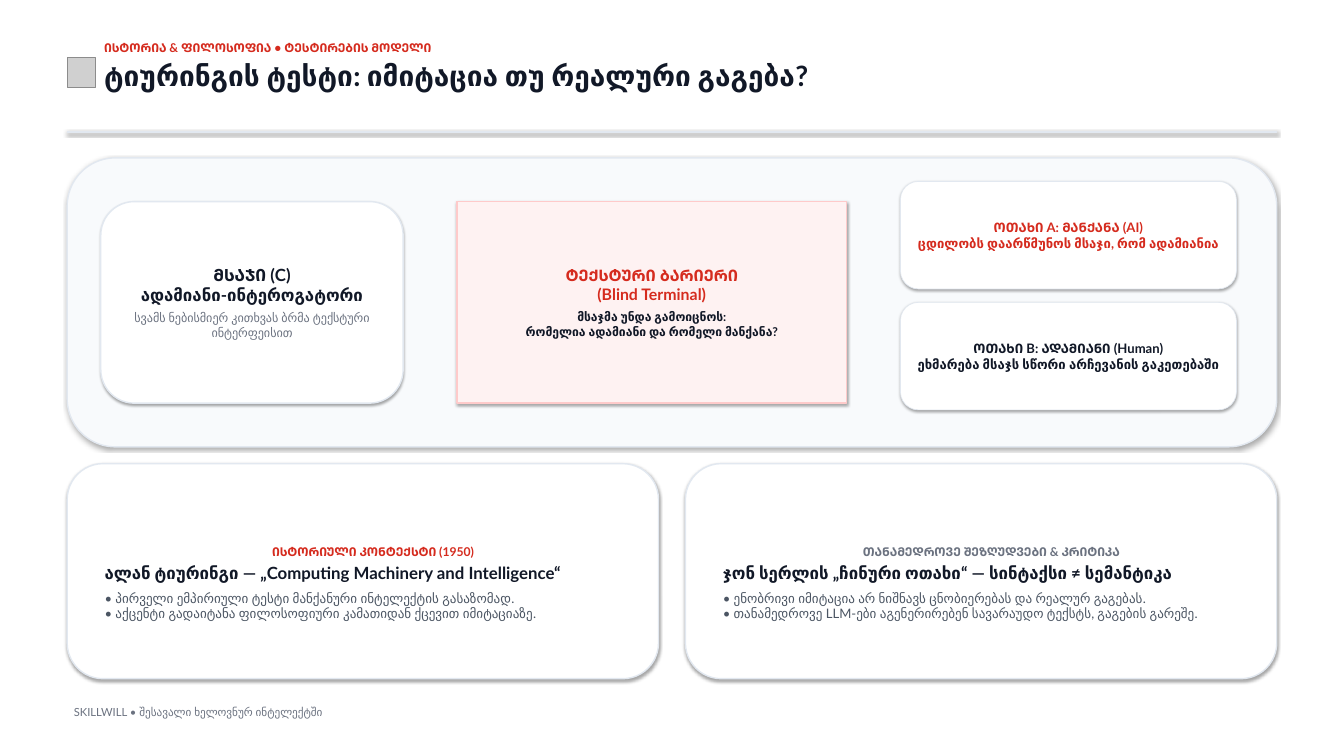
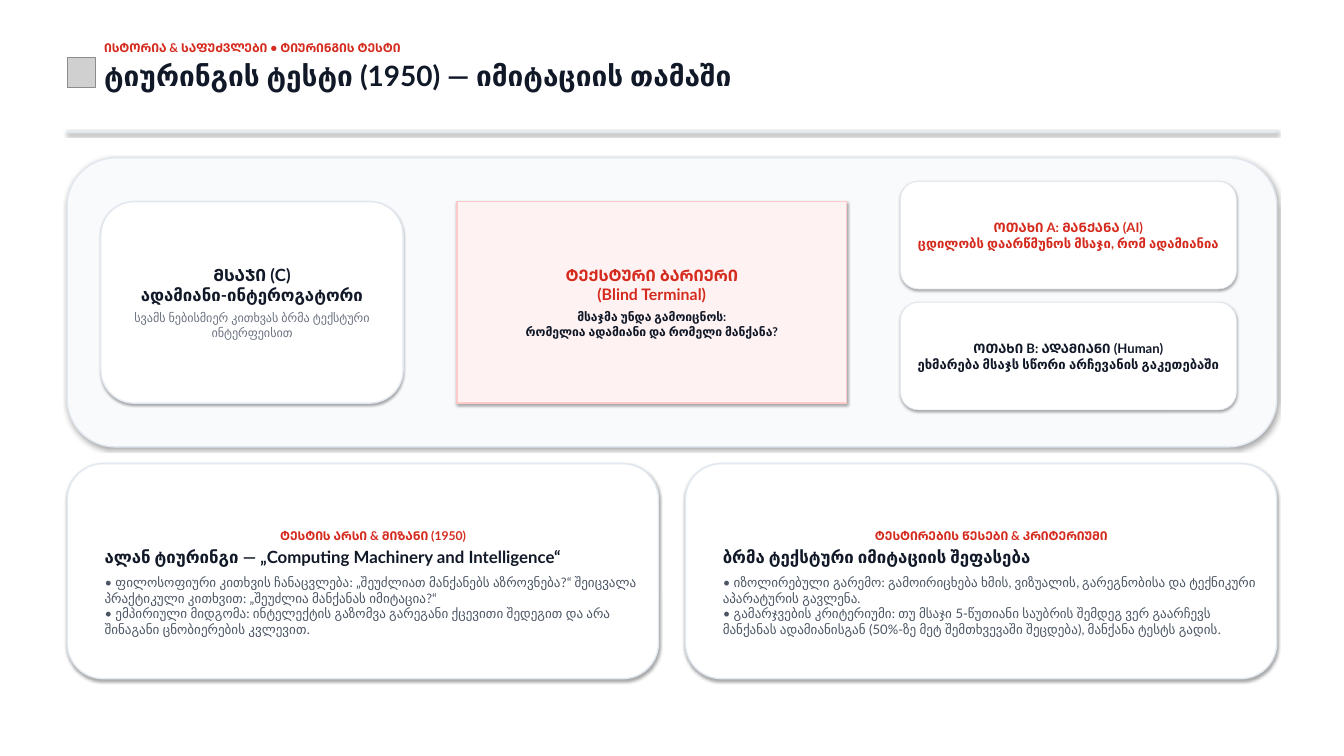
Before and after one commit to ShotaMart/skillwill-ai-curriculum, a slide deck: slide 4 of Skillwill_მოდული5_ლექცია1_პრეზენტაცია_ნიმუში.pptx. Drawn at 1344x756 pixels with LibreOffice and Linux fonts; fonts in the diff are those of the drawing; grey boxes stand for pictures. Boxes give left, top, right and bottom in pixels: in the first picture for what was removed or moved away, otherwise in the second. Text is boxed around its words. In the diff, an @@ line names an element or a change of style, - is before the commit and + after.

```diff
--- a/Skillwill_მოდული5_ლექცია1_პრეზენტაცია_ნიმუში.pptx
+++ b/Skillwill_მოდული5_ლექცია1_პრეზენტაცია_ნიმუში.pptx
@@ text at (104,43,731,93): text changed @@
-ᲘᲡᲢᲝᲠᲘᲐ & ᲤᲘᲚᲝᲡᲝᲤᲘᲐ • ᲢᲔᲡᲢᲘᲠᲔᲑᲘᲡ ᲛᲝᲓᲔᲚᲘ
-ტიურინგის ტესტი: იმიტაცია თუ რეალური გაგება?
+ᲘᲡᲢᲝᲠᲘᲐ & ᲡᲐᲤᲣᲫᲕᲚᲔᲑᲘ • ᲢᲘᲣᲠᲘᲜᲒᲘᲡ ᲢᲔᲡᲢᲘ
+ტიურინგის ტესტი (1950) — იმიტაციის თამაში
@@ text in rounded rectangle at (280,530,466,542): text changed @@
-ᲘᲡᲢᲝᲠᲘᲣᲚᲘ ᲙᲝᲜᲢᲔᲥᲡᲢᲘ (1950)
+ᲢᲔᲡᲢᲘᲡ ᲐᲠᲡᲘ & ᲛᲘᲖᲐᲜᲘ (1950)
@@ text in rounded rectangle at (723,531,1255,637): text changed @@
-ᲗᲐᲜᲐᲛᲔᲓᲠᲝᲕᲔ ᲨᲔᲖᲦᲣᲓᲕᲔᲑᲘ & ᲙᲠᲘᲢᲘᲙᲐ
-ჯონ სერლის „ჩინური ოთახი“ — სინტაქსი ≠ სემანტიკა
-• ენობრივი იმიტაცია არ ნიშნავს ცნობიერებას და რეალურ გაგებას.
-• თანამედროვე LLM-ები აგენერირებენ სავარაუდო ტექსტს, გაგების გარეშე.
+ᲢᲔᲡᲢᲘᲠᲔᲑᲘᲡ ᲬᲔᲡᲔᲑᲘ & ᲙᲠᲘᲢᲔᲠᲘᲣᲛᲘ
+ბრმა ტექსტური იმიტაციის შეფასება
+• იზოლირებული გარემო: გამოირიცხება ხმის, ვიზუალის, გარეგნობისა და ტექნიკური აპარატურის გავლენა.
+• გამარჯვების კრიტერიუმი: თუ მსაჯი 5-წუთიანი საუბრის შემდეგ ვერ გაარჩევს მანქანას ადამიანისგან (50%-ზე მეტ შემთხვევაში შეცდება), მანქანა ტესტს გადის.
@@ text in rounded rectangle at (105,576,637,637): text changed @@
-• პირველი ემპირიული ტესტი მანქანური ინტელექტის გასაზომად.
-• აქცენტი გადაიტანა ფილოსოფიური კამათიდან ქცევით იმიტაციაზე.
+• ფილოსოფიური კითხვის ჩანაცვლება: „შეუძლიათ მანქანებს აზროვნება?“ შეიცვალა პრაქტიკული კითხვით: „შეუძლია მანქანას იმიტაცია?“
+• ემპირიული მიდგომა: ინტელექტის გაზომვა გარეგანი ქცევითი შედეგით და არა შინაგანი ცნობიერების კვლევით.
@@ text removed at (74,707,323,719) @@
-SKILLWILL • შესავალი ხელოვნურ ინტელექტში
```
Also in this commit, not shown: 7 other slides changed, 3 other files.
